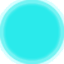
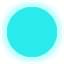
Revision of a layered 64×64 image; what changed, layer by layer:
painted on "レイヤー 2" over (0, 0, 64, 64)
